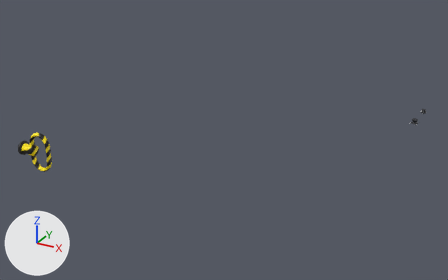
An edit to the FBX model Assets/Models/Aircraft/Interior/Instruments/poignee/poignee.fbx, drawn before and after from the same camera.
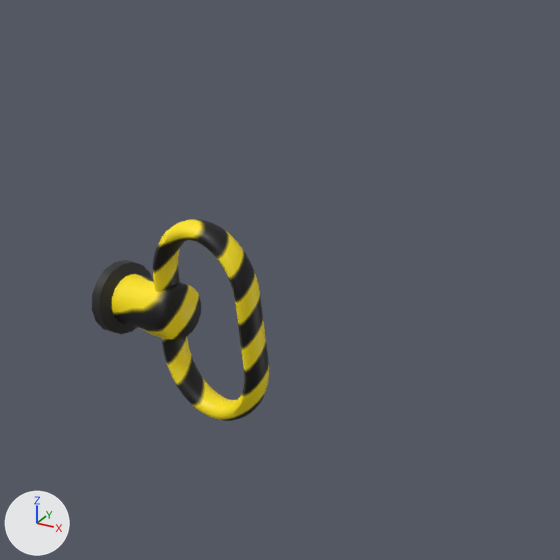
The first picture shows the older version from a camera (50 mm lens) standing at (-3.042, -0.709, -0.207) and looking at (-3.416, -0.03, -0.547). The close-ups show both versions on the part from 0% to 24% of the width and 32% to 71% of the height of that picture; other places that the commit changed are outside them. The lights are fixed; the arrows at lower left show +X, +Y and +Z. Where no turn or scale is listed for an object, it has been applied to the vertices.

Objects in the first close-up: 'poignee.poignee'.
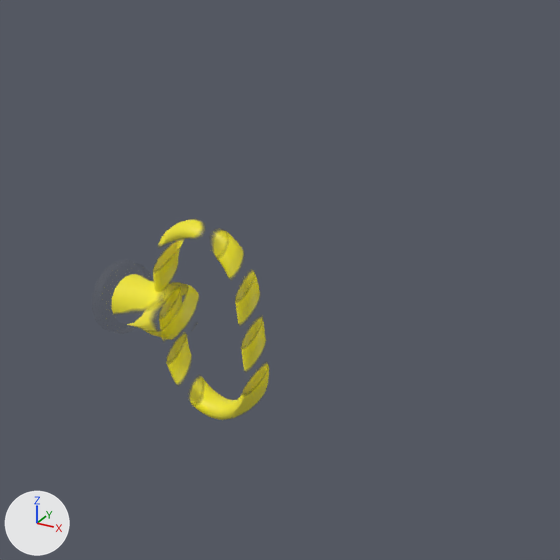
Location of each change, (x1, y1, x2, y2) in pixels of the close-ups (560 x 560 px):
'poignee.poignee', surface changed
    both: (92, 219, 269, 421)

What changed in the scene script:
```text
Change img_cockpit_png:
    img_cockpit_png: load_image('cockpit.png', '../../cockpit.png', 1024, 1024, 'sRGB') -> load_image('cockpit.png', '../../cockpit.png', 1024, 1024, 'Non-Color')
Change mat_panneau_033:
    add n3 = _N.new('ShaderNodeTexImage'); n3.name = 'Image Texture.001'
    add n3.image = img_cockpit_png
    where n0 = _N.new('ShaderNodeBsdfPrincipled'); n0.name = 'Principled BSDF'
    add _L.new(n3.outputs[0], n0.inputs[4])  # 'Color' to 'Alpha'
```
